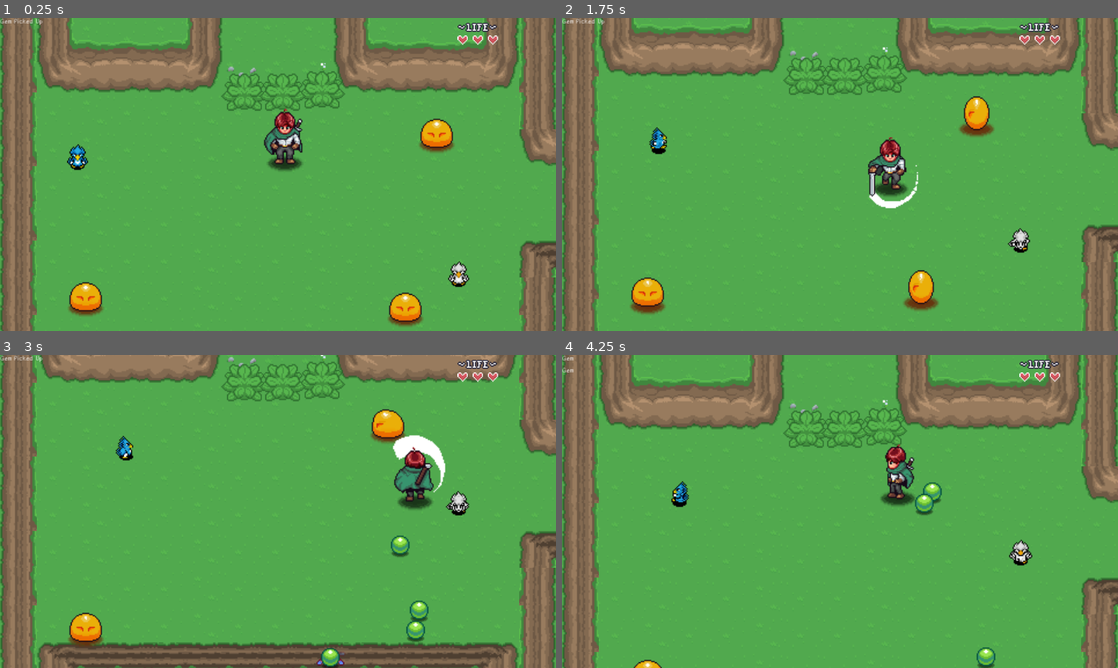
Above: before the commit, frames 1-4 (two rows, left to right).
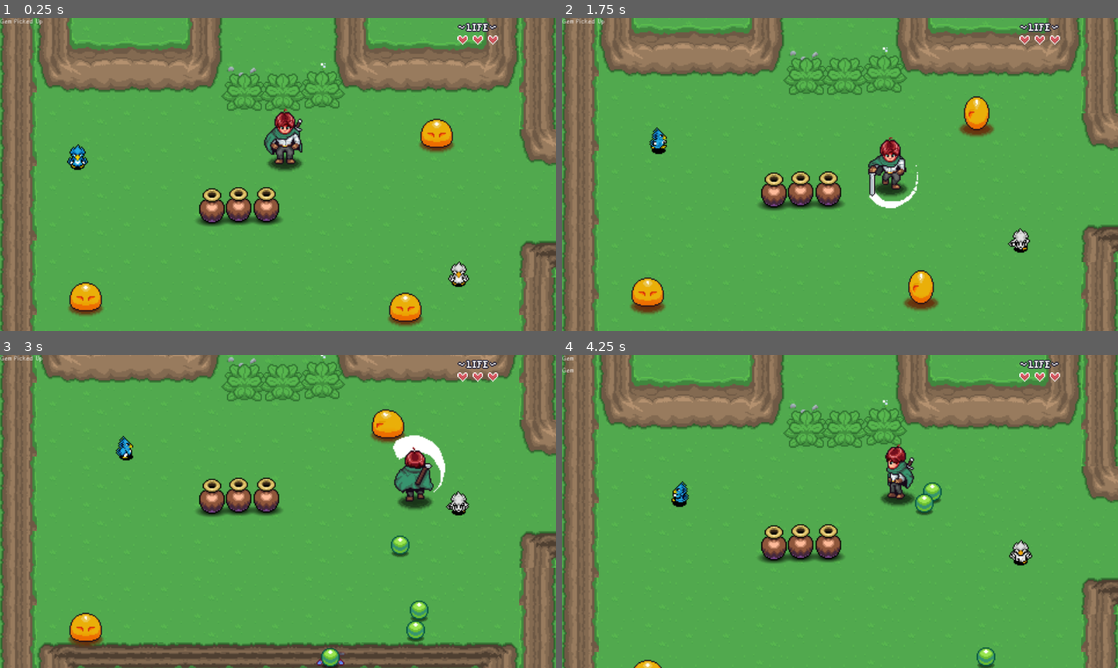
Above: after the commit, the same moments.

Repository: Folkor42/2D-Action-Adventure
Game: Godot game, scene res://Levels/Area1/03.tscn
The game is run twice, just before and just after one commit, with the same random seed, the same clock (stepped at 60 frames per second) and the same inputs. This scene is started directly instead of the project's main scene. Sound files missing from this copy of the repository are replaced by a short silence.
Inputs:
- Up to frame 1 (0.25 s): no input
- Up to frame 2 (1.75 s): tap Enter (ui_accept) at 0.5, 0.77, 1.52 s; hold Right (right) 0.53-1.28 s; hold Z (attack) 0.53-1.28 s; tap Space (interact) at 0.8, 1.35 s; hold Down (down) from 1.28 s (still down); tap Z (attack) at 1.55 s
- Up to frame 3 (3 s): release Down (down) at 2.03 s; hold Right (right) 2.03-2.78 s; hold X (ability) 2.03-2.78 s; tap Space (interact) at 2.3 s; hold Up (up) from 2.78 s (still down); tap Z (attack) at 2.85 s
- Up to frame 4 (4.25 s): tap Enter (ui_accept) at 3.02, 3.77 s; release Up (up) at 3.53 s; hold Left (left) from 3.53 s (still down); hold Space (interact) from 3.53 s (still down)

The runs differ from the first frame. In frame 1, 1.5% of the frame differs, in the area x 35-51%, y 54-67%; in frame 2, 1.5%; in frame 3, 1.5%; in frame 4, 1.5%.

Commit message:
Able to PickUP/Throw/Drop Objects
Also can damage enemies and added in plat animations.

Diff:
--- a/00_Globals/global_player_manager.gd
+++ b/00_Globals/global_player_manager.gd
@@ -6,6 +6,7 @@
 signal interact_pressed
 signal camera_shook ( trama : float )
 
+var interact_handled : bool = true
 var player : Player
 var player_spawned : bool = false
 
@@ -51,5 +52,6 @@
 	camera_shook.emit( tramua )
 	pass
 
-func emit_interact_pressed() -> void:
+func interact() -> void:
+	interact_handled=false
 	interact_pressed.emit()
--- a/Levels/Area1/03.tscn
+++ b/Levels/Area1/03.tscn
@@ -9,6 +9,7 @@
 [ext_resource type="PackedScene" uid="uid://cqtftu4m687ui" path="res://Levels/level_transition.tscn" id="6_4ueix"]
 [ext_resource type="PackedScene" uid="uid://bg2mev0x8bmph" path="res://Enemies/Bird/bluebird.tscn" id="7_ru3f6"]
 [ext_resource type="PackedScene" uid="uid://ddu7421pe1drc" path="res://Enemies/Bird/bird.tscn" id="8_7jooi"]
+[ext_resource type="PackedScene" uid="uid://bn23a0iffxksv" path="res://Props/pot/pot.tscn" id="10_0jfra"]
 
 [node name="03" type="Node2D"]
 script = ExtResource("1_gjprf")
@@ -57,3 +58,12 @@
 target_transition_area = "Left"
 center_player = true
 side = 1
+
+[node name="Pot" parent="." instance=ExtResource("10_0jfra")]
+position = Vector2(183, 175)
+
+[node name="Pot2" parent="." instance=ExtResource("10_0jfra")]
+position = Vector2(206, 174)
+
+[node name="Pot3" parent="." instance=ExtResource("10_0jfra")]
+position = Vector2(230, 174)
--- a/Levels/Dungeon1/DarkWizard/energy_beam.tscn
+++ b/Levels/Dungeon1/DarkWizard/energy_beam.tscn
@@ -7,45 +7,6 @@
 [ext_resource type="Texture2D" uid="uid://du8eckenfc6l3" path="res://Levels/Dungeon1/DarkWizard/sprites/energy-beam-large.png" id="4_j2jtb"]
 [ext_resource type="Script" path="res://General Nodes/HurtBox/hurt_box.gd" id="5_dyy68"]
 [ext_resource type="AudioStream" uid="uid://dxgg3yj1677ju" path="res://Levels/Dungeon1/DarkWizard/audio/boss_beam.wav" id="5_grx2q"]
-
-[sub_resource type="Animation" id="Animation_rs07m"]
-resource_name = "default"
-tracks/0/type = "value"
-tracks/0/imported = false
-tracks/0/enabled = true
-tracks/0/path = NodePath("HurtBox:monitoring")
-tracks/0/interp = 1
-tracks/0/loop_wrap = true
-tracks/0/keys = {
-"times": PackedFloat32Array(0),
-"transitions": PackedFloat32Array(1),
-"update": 1,
-"values": [false]
-}
-tracks/1/type = "value"
-tracks/1/imported = false
-tracks/1/enabled = true
-tracks/1/path = NodePath("EnergyWarning:visible")
-tracks/1/interp = 1
-tracks/1/loop_wrap = true
-tracks/1/keys = {
-"times": PackedFloat32Array(0),
-"transitions": PackedFloat32Array(1),
-"update": 1,
-"values": [false]
-}
-tracks/2/type = "value"
-tracks/2/imported = false
-tracks/2/enabled = true
-tracks/2/path = NodePath("EnergyBeam:visible")
-tracks/2/interp = 1
-tracks/2/loop_wrap = true
-tracks/2/keys = {
-"times": PackedFloat32Array(0),
-"transitions": PackedFloat32Array(1),
-"update": 1,
-"values": [false]
-}
 
 [sub_resource type="Animation" id="Animation_21hay"]
 length = 0.001
@@ -189,6 +150,45 @@
 }
 tracks/5/use_blend = true
 
+[sub_resource type="Animation" id="Animation_rs07m"]
+resource_name = "default"
+tracks/0/type = "value"
+tracks/0/imported = false
+tracks/0/enabled = true
+tracks/0/path = NodePath("HurtBox:monitoring")
+tracks/0/interp = 1
+tracks/0/loop_wrap = true
+tracks/0/keys = {
+"times": PackedFloat32Array(0),
+"transitions": PackedFloat32Array(1),
+"update": 1,
+"values": [false]
+}
+tracks/1/type = "value"
+tracks/1/imported = false
+tracks/1/enabled = true
+tracks/1/path = NodePath("EnergyWarning:visible")
+tracks/1/interp = 1
+tracks/1/loop_wrap = true
+tracks/1/keys = {
+"times": PackedFloat32Array(0),
+"transitions": PackedFloat32Array(1),
+"update": 1,
+"values": [false]
+}
+tracks/2/type = "value"
+tracks/2/imported = false
+tracks/2/enabled = true
+tracks/2/path = NodePath("EnergyBeam:visible")
+tracks/2/interp = 1
+tracks/2/loop_wrap = true
+tracks/2/keys = {
+"times": PackedFloat32Array(0),
+"transitions": PackedFloat32Array(1),
+"update": 1,
+"values": [false]
+}
+
 [sub_resource type="AnimationLibrary" id="AnimationLibrary_l64s6"]
 _data = {
 "RESET": SubResource("Animation_21hay"),
--- a/Props/interactables/throwable/throwable.gd
+++ b/Props/interactables/throwable/throwable.gd
@@ -8,14 +8,43 @@
 var picked_up : bool = false
 var throwable : Node2D
 var throw_direction : Vector2
+var object_sprite : Sprite2D
+var vertical_velocity : float = 0.0
+var ground_height : float = 0.0
+var animation_player : AnimationPlayer
 
 @onready var hurt_box: HurtBox = $HurtBox
+
+
 
 func _ready() -> void:
 	area_entered.connect(_on_area_enter)
 	area_exited.connect(_on_area_exited)
 	throwable = get_parent()
 	setup_hurt_box()
+
+	object_sprite = throwable.find_child( "Sprite2D" )
+	ground_height = object_sprite.position.y
+	animation_player = throwable.find_child( "AnimationPlayer" )
+
+	set_physics_process(false)
+	pass
+
+func _physics_process(delta):
+	object_sprite.position.y += vertical_velocity * delta
+	#check to see if it hit ground
+	if object_sprite.position.y >= ground_height:
+		destroy()
+	vertical_velocity += gravity_strength * delta
+	throwable.position += throw_direction * throw_speed * delta
+	pass
+
+func destroy()-> void:
+	set_physics_process(false)
+	if animation_player:
+		animation_player.play("destroy")
+		await animation_player.animation_finished
+	throwable.queue_free()
 	pass
 
 func _on_area_enter ( _a : Area2D ) -> void:
@@ -36,8 +65,10 @@
 
 func player_interact () -> void:
 	#pick up one only
+	if PlayerManager.interact_handled:
+		return
 	if !picked_up:
-		#pick up object
+		PlayerManager.interact_handled = true
 		disable_collisions(throwable)
 		if throwable.get_parent():
 			throwable.get_parent().remove_child( throwable )
@@ -58,3 +89,29 @@
 		else:
 			disable_collisions( c )
 	pass
+
+func throw ()->void:
+	#remove from player
+	throwable.get_parent().remove_child( throwable )
+	PlayerManager.player.get_parent().call_deferred( "add_child", throwable )
+	throwable.position = PlayerManager.player.position
+	object_sprite.position.y = -throw_starting_height
+	vertical_velocity = -throw_height_strength
+	#enable physics
+	set_physics_process(true)
+	#enable hurt boxes
+	hurt_box.set_deferred("monitoring",true)
+	hurt_box.did_damage.connect( destroy )
+	pass
+
+func drop ()->void:
+	#remove from player
+	throwable.get_parent().remove_child( throwable )
+	PlayerManager.player.get_parent().call_deferred( "add_child", throwable )
+	throwable.position = PlayerManager.player.position
+	object_sprite.position.y = -50
+	vertical_velocity = -200
+	throw_speed = 100
+
+	set_physics_process(true)
+	pass
--- a/Props/plants/Plant.tscn
+++ b/Props/plants/Plant.tscn
@@ -1,10 +1,11 @@
-[gd_scene load_steps=9 format=3 uid="uid://b2wa6h01y1u05"]
+[gd_scene load_steps=14 format=3 uid="uid://b2wa6h01y1u05"]
 
 [ext_resource type="Script" path="res://Props/plants/plant.gd" id="1_1ovd3"]
 [ext_resource type="Texture2D" uid="uid://ctbviluah4fcp" path="res://Props/sprites/Props.png" id="1_2n0mm"]
 [ext_resource type="Resource" uid="uid://3x506ndblw7e" path="res://Items/gem.tres" id="2_qm16l"]
 [ext_resource type="PackedScene" uid="uid://celtqki70mpck" path="res://General Nodes/HitBox/hit_box.tscn" id="3_dic0m"]
 [ext_resource type="Script" path="res://Enemies/scripts/drop_data.gd" id="3_u081j"]
+[ext_resource type="PackedScene" uid="uid://q76iv0eifoxn" path="res://Props/interactables/throwable/throwable.tscn" id="6_2oxb2"]
 
 [sub_resource type="Resource" id="Resource_pph6u"]
 script = ExtResource("3_u081j")
@@ -18,6 +19,47 @@
 
 [sub_resource type="RectangleShape2D" id="RectangleShape2D_v2w0o"]
 size = Vector2(24, 16)
+
+[sub_resource type="RectangleShape2D" id="RectangleShape2D_p4v6u"]
+size = Vector2(30, 20)
+
+[sub_resource type="Animation" id="Animation_ouuab"]
+resource_name = "destroy"
+length = 0.25
+step = 0.05
+tracks/0/type = "value"
+tracks/0/imported = false
+tracks/0/enabled = true
+tracks/0/path = NodePath("Sprite2D:frame")
+tracks/0/interp = 1
+tracks/0/loop_wrap = true
+tracks/0/keys = {
+"times": PackedFloat32Array(0, 0.05, 0.1, 0.15, 0.2, 1),
+"transitions": PackedFloat32Array(1, 1, 1, 1, 1, 1),
+"update": 1,
+"values": [0, 1, 2, 3, 10, 0]
+}
+
+[sub_resource type="Animation" id="Animation_8qfwp"]
+length = 0.001
+tracks/0/type = "value"
+tracks/0/imported = false
+tracks/0/enabled = true
+tracks/0/path = NodePath("Sprite2D:frame")
+tracks/0/interp = 1
+tracks/0/loop_wrap = true
+tracks/0/keys = {
+"times": PackedFloat32Array(0),
+"transitions": PackedFloat32Array(1),
+"update": 1,
+"values": [0]
+}
+
+[sub_resource type="AnimationLibrary" id="AnimationLibrary_8mwnc"]
+_data = {
+"RESET": SubResource("Animation_8qfwp"),
+"destroy": SubResource("Animation_ouuab")
+}
 
 [node name="Plant" type="Node2D"]
 y_sort_enabled = true
@@ -43,3 +85,14 @@
 position = Vector2(0, 9)
 shape = SubResource("RectangleShape2D_v2w0o")
 debug_color = Color(0.862552, 0.248541, 0.654018, 0.42)
+
+[node name="Throwable" parent="." instance=ExtResource("6_2oxb2")]
+
+[node name="CollisionShape2D" type="CollisionShape2D" parent="Throwable"]
+position = Vector2(0, 8)
+shape = SubResource("RectangleShape2D_p4v6u")
+
+[node name="AnimationPlayer" type="AnimationPlayer" parent="."]
+libraries = {
+"": SubResource("AnimationLibrary_8mwnc")
+}
--- a/Props/plants/plant.gd
+++ b/Props/plants/plant.gd
@@ -2,6 +2,7 @@
 
 @export_category("Item Drops")
 @export var drops : Array [ DropData ]
+@onready var animation_player = $AnimationPlayer
 
 const PICKUP = preload("res://Items/Item_pickup/item_pickup.tscn")
 
@@ -11,7 +12,9 @@
 	pass
 
 func TakeDamage( _hurt_box : HurtBox ) -> void:
+	animation_player.play("destroy")
 	drop_items()
+	await animation_player.animation_finished
 	queue_free()
 
 func drop_items() -> void:
--- a/player/player.gd
+++ b/player/player.gd
@@ -12,6 +12,7 @@
 @onready var audio = $Audio/AudioStreamPlayer2D
 @onready var pickup: State_Pickup = $StateMachine/Pickup
 @onready var held_item: Sprite2D = $Sprite2D/HeldItem
+@onready var carry = $StateMachine/Carry
 
 
 
@@ -111,4 +112,5 @@
 func pickup_item ( _t : Throwable ) -> void:
 	state_machine.ChangeState(pickup)
 	#store throwable object
+	carry.throwable=_t
 	pass
--- a/player/scripts/state_carry.gd
+++ b/player/scripts/state_carry.gd
@@ -23,13 +23,19 @@
 func Exit() -> void:
 	if throwable:
 		#throw direciton
-
+		if player.direction == Vector2.ZERO:
+			throwable.throw_direction = player.cardinal_direction
+		else:
+			throwable.throw_direction = player.direction
 		#stunned? drop instead of throw
 		if state_machine.next_state == State_Stun:
-			#drop item
+			throwable.throw_direction=throwable.throw_direction.rotated( PI )
+			throwable.drop()
 			pass
 		else:
-			# throw the item
+			player.audio.stream = throw_audio
+			player.audio.play()
+			throwable.throw()
 			pass
 		pass
 	pass
--- a/player/scripts/state_idle.gd
+++ b/player/scripts/state_idle.gd
@@ -24,5 +24,5 @@
 	if _event.is_action_pressed("attack"):
 		return attack
 	if _event.is_action_pressed("interact"):
-		PlayerManager.interact_pressed.emit()
+		PlayerManager.interact()
 	return null
--- a/player/scripts/state_walk.gd
+++ b/player/scripts/state_walk.gd
@@ -29,5 +29,5 @@
 	if _event.is_action_pressed("attack"):
 		return attack
 	if _event.is_action_pressed("interact"):
-		PlayerManager.interact_pressed.emit()
+		PlayerManager.interact()
 	return null
--- a/project.godot
+++ b/project.godot
@@ -14,6 +14,7 @@
 config/version="v0.1"
 run/main_scene="res://scenes/Title Screen.tscn"
 config/features=PackedStringArray("4.2")
+config/icon="res://assets/sword-knight-weapon-cartoon-vect.png"
 
 [autoload]
 
Not shown: 1 places in Levels/Area1/03.tscn that only renumber resources
Binary file changed: Props/sprites/Props.png
Binary file added: assets/sword-knight-weapon-cartoon-vect.png
Not shown, added: assets/sword-knight-weapon-cartoon-vect.png.import
